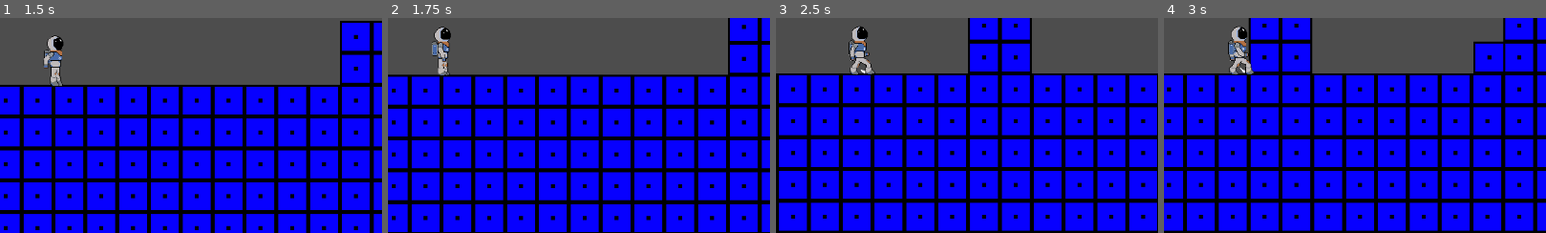
Above: before the commit, frames 1-4 (left to right).
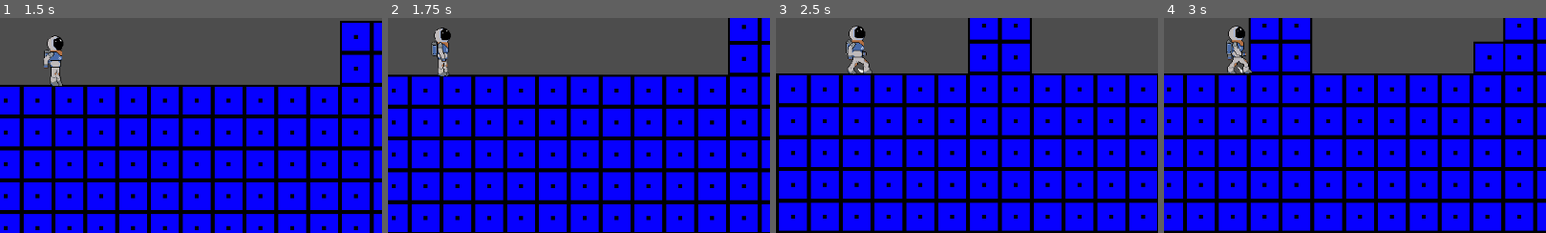
Above: after the commit, the same moments.

Repository: Tejas-Panchal/project_01
Game: Godot game, scene res://scenes/main.tscn
Same seed, same stepped clock (60 frames per second), same inputs: the game is played once before the commit and once after it.
Inputs (mouse positions are % of the whole screen's width and height, from its top left):
- Up to frame 1 (1.5 s): click "Play" at 0.5 s; click (6, 10) at 1.25 s
- Up to frame 2 (1.75 s): no input
- Up to frame 3 (2.5 s): tap Enter at 2 s; hold D (right) from 2.03 s (still down); tap Shift (dash) at 2.1 s; tap Space (jump) at 2.27 s
- Up to frame 4 (3 s): keep holding D (right); tap Shift (dash) at 2.85 s
The pictures show only the part of the screen within x 43-93%, y 43-93%; the shares and areas given below are measured in that part.

Frame 1 is identical in both runs. In frame 2, 0.3% of the frame differs, in the area x 11-17%, y 4-28%; in frame 3, 0.8%; in frame 4, 0.8%, in the area x 16-24%, y 3-27%.

Commit message:
char_idle_run_in single fram

Diff:
--- a/scenes/player.tscn
+++ b/scenes/player.tscn
@@ -1,25 +1,63 @@
-[gd_scene load_steps=23 format=3 uid="uid://c7iesmctuqlt0"]
+[gd_scene load_steps=25 format=3 uid="uid://c7iesmctuqlt0"]
 
 [ext_resource type="Texture2D" uid="uid://d0orfn6gmydla" path="res://assets/fall/char_fall_.png" id="2_ekst3"]
 [ext_resource type="Script" path="res://scripts/player.gd" id="2_w5tft"]
-[ext_resource type="Texture2D" uid="uid://d02o80vhfgmfc" path="res://assets/idle/char_idle___1.png" id="3_w82ip"]
-[ext_resource type="Texture2D" uid="uid://cv5xk072k5uk4" path="res://assets/idle/char_idle___2.png" id="4_ugwev"]
-[ext_resource type="Texture2D" uid="uid://brbip82vwh5ow" path="res://assets/idle/char_idle___3.png" id="5_5ke8n"]
-[ext_resource type="Texture2D" uid="uid://ibxcnimv1g4r" path="res://assets/idle/char_idle___4.png" id="6_nh58s"]
+[ext_resource type="Texture2D" uid="uid://h8dmwdolxfy2" path="res://assets/char_idle.png" id="3_sny5o"]
+[ext_resource type="Texture2D" uid="uid://cc5hkw46ids8f" path="res://assets/char_run.png" id="6_rj6fx"]
 [ext_resource type="Texture2D" uid="uid://kt18ohw1kw81" path="res://assets/jump/char_jump_1.png" id="7_eimxi"]
 [ext_resource type="Texture2D" uid="uid://c7kudcb1id4x5" path="res://assets/jump/char_jump_2.png" id="8_ll1ik"]
-[ext_resource type="Texture2D" uid="uid://ckjln3go8i3p6" path="res://assets/run/char_run___1.png" id="9_obeu1"]
-[ext_resource type="Texture2D" uid="uid://bvdy656mnsoum" path="res://assets/run/char_run___2.png" id="10_7gg8h"]
-[ext_resource type="Texture2D" uid="uid://b0fk58brpg03o" path="res://assets/run/char_run___3.png" id="11_yibq2"]
-[ext_resource type="Texture2D" uid="uid://s263eff0wgw2" path="res://assets/run/char_run___4.png" id="12_dxxup"]
-[ext_resource type="Texture2D" uid="uid://tos7nhxnfx2d" path="res://assets/run/char_run___5.png" id="13_6yscf"]
-[ext_resource type="Texture2D" uid="uid://bjpaqtdl6fdts" path="res://assets/run/char_run___6.png" id="14_po7ub"]
-[ext_resource type="Texture2D" uid="uid://bdqw65t611yul" path="res://assets/run/char_run___7.png" id="15_4uv6w"]
-[ext_resource type="Texture2D" uid="uid://dvaserqv0y0ga" path="res://assets/run/char_run___8.png" id="16_oyhju"]
 [ext_resource type="Texture2D" uid="uid://crrobkusth2n8" path="res://assets/shift/char_shift_1.png" id="17_te7le"]
 [ext_resource type="Texture2D" uid="uid://c2u2yil741tp8" path="res://assets/shift/char_shift_2.png" id="18_78n11"]
 [ext_resource type="Texture2D" uid="uid://c3cxsixrscia5" path="res://assets/shift/char_shift_3.png" id="19_pvb4m"]
 [ext_resource type="Texture2D" uid="uid://b5ostffwu27dr" path="res://assets/shift/char_shift_4.png" id="20_2ut2l"]
+
+[sub_resource type="AtlasTexture" id="AtlasTexture_owkv7"]
+atlas = ExtResource("3_sny5o")
+region = Rect2(2, 0, 33, 86)
+
+[sub_resource type="AtlasTexture" id="AtlasTexture_llvnh"]
+atlas = ExtResource("3_sny5o")
+region = Rect2(35, 0, 33, 86)
+
+[sub_resource type="AtlasTexture" id="AtlasTexture_6uorj"]
+atlas = ExtResource("3_sny5o")
+region = Rect2(68, 0, 33, 86)
+
+[sub_resource type="AtlasTexture" id="AtlasTexture_jt7om"]
+atlas = ExtResource("3_sny5o")
+region = Rect2(101, 0, 33, 86)
+
+[sub_resource type="AtlasTexture" id="AtlasTexture_kcicq"]
+atlas = ExtResource("6_rj6fx")
+region = Rect2(0, 13, 32, 83)
+
+[sub_resource type="AtlasTexture" id="AtlasTexture_km5ie"]
+atlas = ExtResource("6_rj6fx")
+region = Rect2(42, 13, 44, 83)
+
+[sub_resource type="AtlasTexture" id="AtlasTexture_boanr"]
+atlas = ExtResource("6_rj6fx")
+region = Rect2(94, 13, 54, 83)
+
+[sub_resource type="AtlasTexture" id="AtlasTexture_neo1p"]
+atlas = ExtResource("6_rj6fx")
+region = Rect2(158, 13, 44, 83)
+
+[sub_resource type="AtlasTexture" id="AtlasTexture_4w7tm"]
+atlas = ExtResource("6_rj6fx")
+region = Rect2(212, 13, 32, 83)
+
+[sub_resource type="AtlasTexture" id="AtlasTexture_xelho"]
+atlas = ExtResource("6_rj6fx")
+region = Rect2(254, 13, 44, 83)
+
+[sub_resource type="AtlasTexture" id="AtlasTexture_o68o6"]
+atlas = ExtResource("6_rj6fx")
+region = Rect2(9, 109, 53, 83)
+
+[sub_resource type="AtlasTexture" id="AtlasTexture_5nikr"]
+atlas = ExtResource("6_rj6fx")
+region = Rect2(72, 109, 44, 83)
 
 [sub_resource type="SpriteFrames" id="SpriteFrames_51xth"]
 animations = [{
@@ -33,16 +71,16 @@
 }, {
 "frames": [{
 "duration": 1.0,
-"texture": ExtResource("3_w82ip")
+"texture": SubResource("AtlasTexture_owkv7")
 }, {
 "duration": 1.0,
-"texture": ExtResource("4_ugwev")
+"texture": SubResource("AtlasTexture_llvnh")
 }, {
 "duration": 1.0,
-"texture": ExtResource("5_5ke8n")
+"texture": SubResource("AtlasTexture_6uorj")
 }, {
 "duration": 1.0,
-"texture": ExtResource("6_nh58s")
+"texture": SubResource("AtlasTexture_jt7om")
 }],
 "loop": true,
 "name": &"idle",
@@ -61,28 +99,28 @@
 }, {
 "frames": [{
 "duration": 1.0,
-"texture": ExtResource("9_obeu1")
+"texture": SubResource("AtlasTexture_kcicq")
 }, {
 "duration": 1.0,
-"texture": ExtResource("10_7gg8h")
+"texture": SubResource("AtlasTexture_km5ie")
 }, {
 "duration": 1.0,
-"texture": ExtResource("11_yibq2")
+"texture": SubResource("AtlasTexture_boanr")
 }, {
 "duration": 1.0,
-"texture": ExtResource("12_dxxup")
+"texture": SubResource("AtlasTexture_neo1p")
 }, {
 "duration": 1.0,
-"texture": ExtResource("13_6yscf")
+"texture": SubResource("AtlasTexture_4w7tm")
 }, {
 "duration": 1.0,
-"texture": ExtResource("14_po7ub")
+"texture": SubResource("AtlasTexture_xelho")
 }, {
 "duration": 1.0,
-"texture": ExtResource("15_4uv6w")
+"texture": SubResource("AtlasTexture_o68o6")
 }, {
 "duration": 1.0,
-"texture": ExtResource("16_oyhju")
+"texture": SubResource("AtlasTexture_5nikr")
 }],
 "loop": true,
 "name": &"run",
@@ -116,8 +154,10 @@
 [node name="Body" type="AnimatedSprite2D" parent="."]
 scale = Vector2(0.3, 0.3)
 sprite_frames = SubResource("SpriteFrames_51xth")
-animation = &"idle"
+animation = &"run"
 autoplay = "idle"
+frame = 1
+frame_progress = 0.728653
 
 [node name="CollisionShape2D" type="CollisionShape2D" parent="."]
 scale = Vector2(0.3, 0.3)
Binary file added: assets/char_idle.png
Not shown, added: assets/char_idle.png.import
Binary file added: assets/char_run.png
Not shown, added: assets/char_run.png.import
